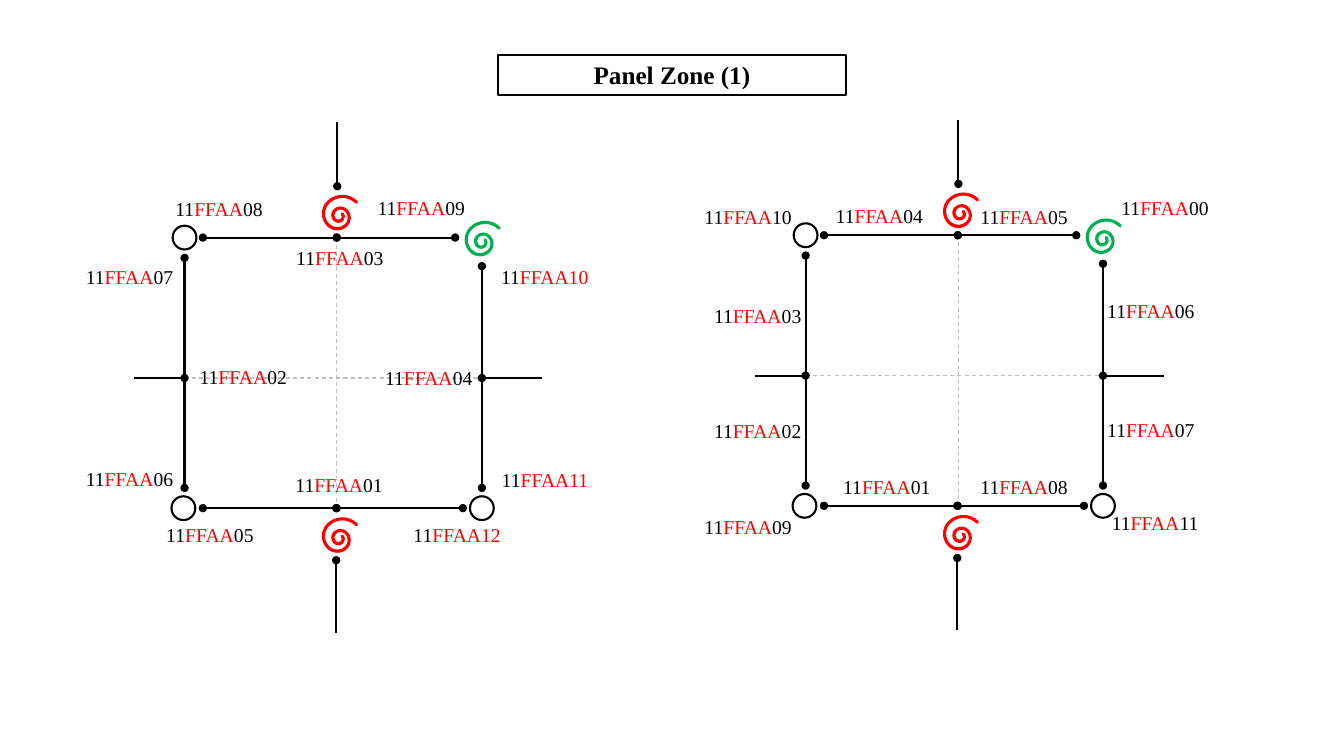
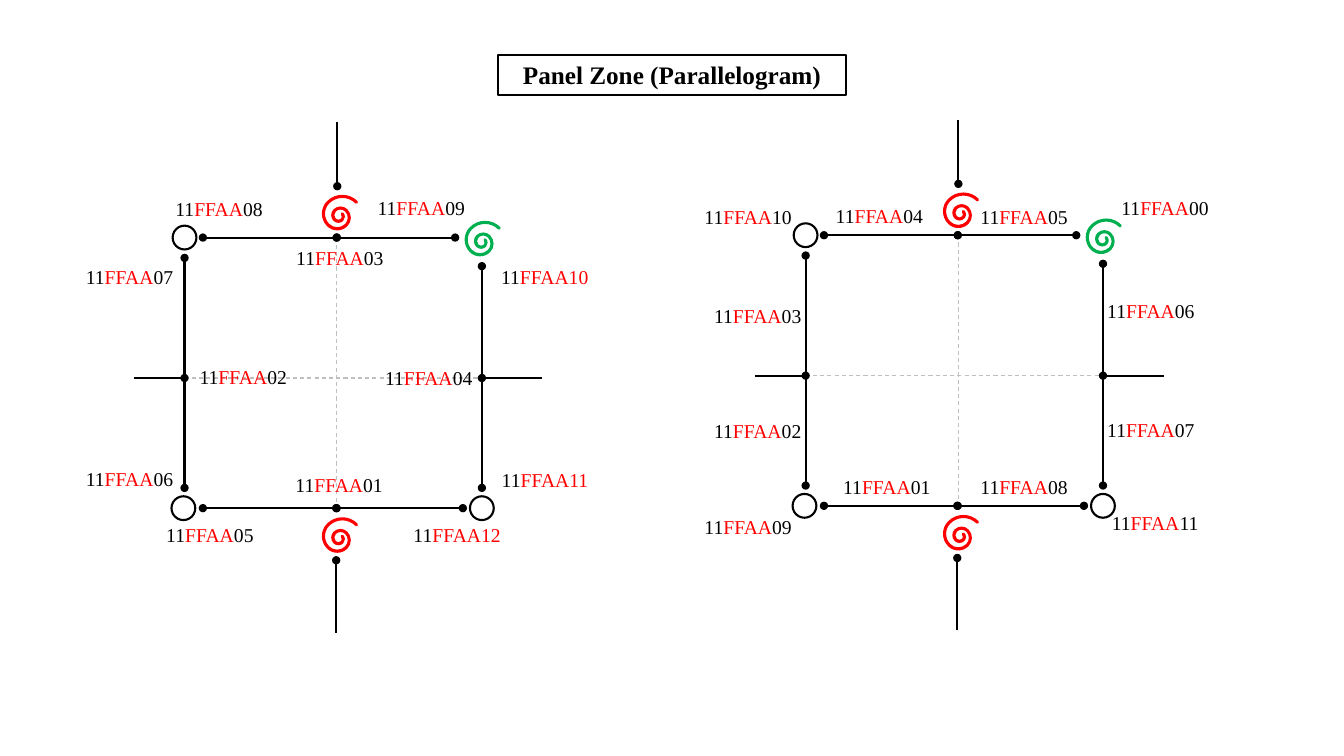
Before and after one commit to WenchenLie/MRFModeler, a slide deck: slide 3 of doc/Notation.pptx. Drawn at 1344x756 pixels with LibreOffice and Linux fonts; fonts in the diff are those of the drawing. Boxes give left, top, right and bottom in pixels: in the first picture for what was removed or moved away, otherwise in the second. Text is boxed around its words. In the diff, an @@ line names an element or a change of style, - is before the commit and + after.

```diff
--- a/doc/Notation.pptx
+++ b/doc/Notation.pptx
@@ text in rectangle at box(523, 66, 821, 90): text changed @@
-Panel Zone (1)
+Panel Zone (Parallelogram)
```
Also in this commit, not shown: 1 other slide changed, 1 slide added, 50 other files.
